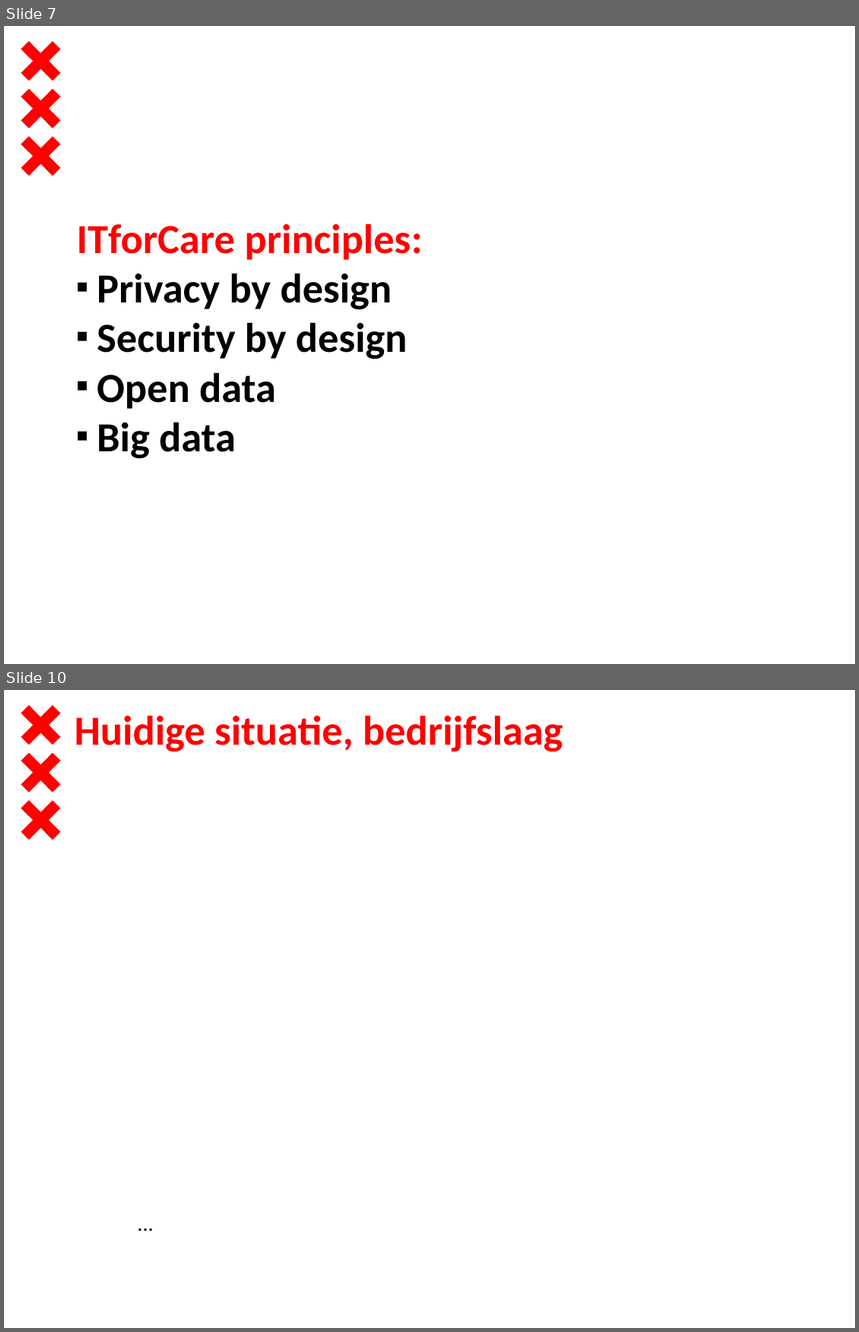
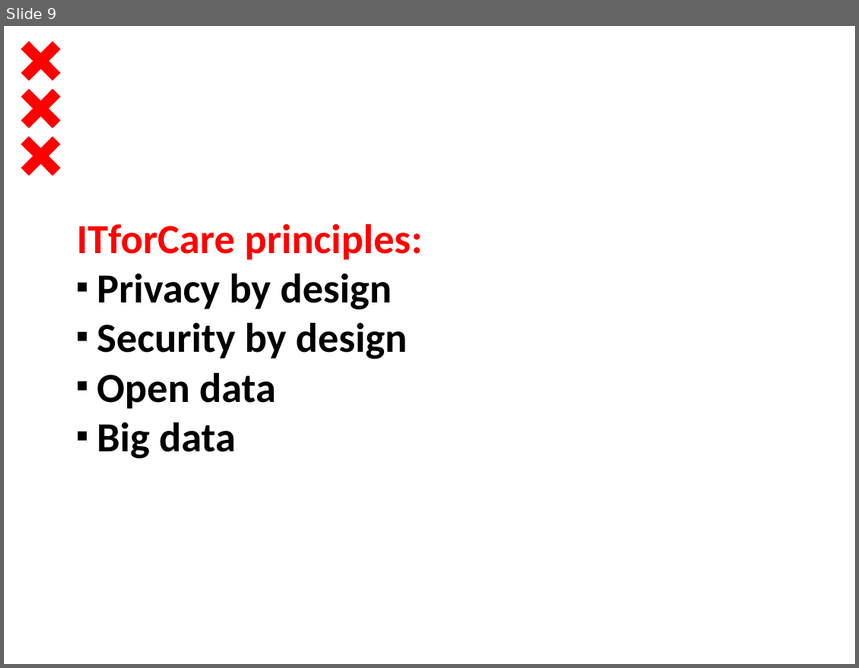
Before and after one commit to dt020/GGD, a slide deck: Architectuurcontext - Sarphati.pptx. Shown one above the other, each under a label of ours: slides 7 and 10 before the commit, slide 9 after it; the slides between them are not shown. The pictures are 859x1332 and 859x668 pixels, drawn with LibreOffice and Linux fonts; fonts in the diff are those of the drawing; background and template pictures are left out. Boxes give left, top, right and bottom in pixels: in the first picture for what was removed or moved away, otherwise in the second. Text is boxed around its words. In the diff, an @@ line names an element or a change of style, - is before the commit and + after.

```diff
--- a/Architectuurcontext - Sarphati.pptx
+++ b/Architectuurcontext - Sarphati.pptx
@@ slide 10 removed at (x1=4, y1=690, x2=855, y2=1328), background #FFFFFF; not listed: 3 template elements that a slide beside it also shows @@
@@ text removed at (x1=75, y1=715, x2=563, y2=752) @@
-Huidige situatie, bedrijfslaag
@@ text removed at (x1=138, y1=1210, x2=703, y2=1312) @@
-...
@@ what was slide 7 is now slide 9 @@
```
Also in this commit, not shown: 4 slides changed, 2 slides added, 3 other slides removed, 2 other files.
